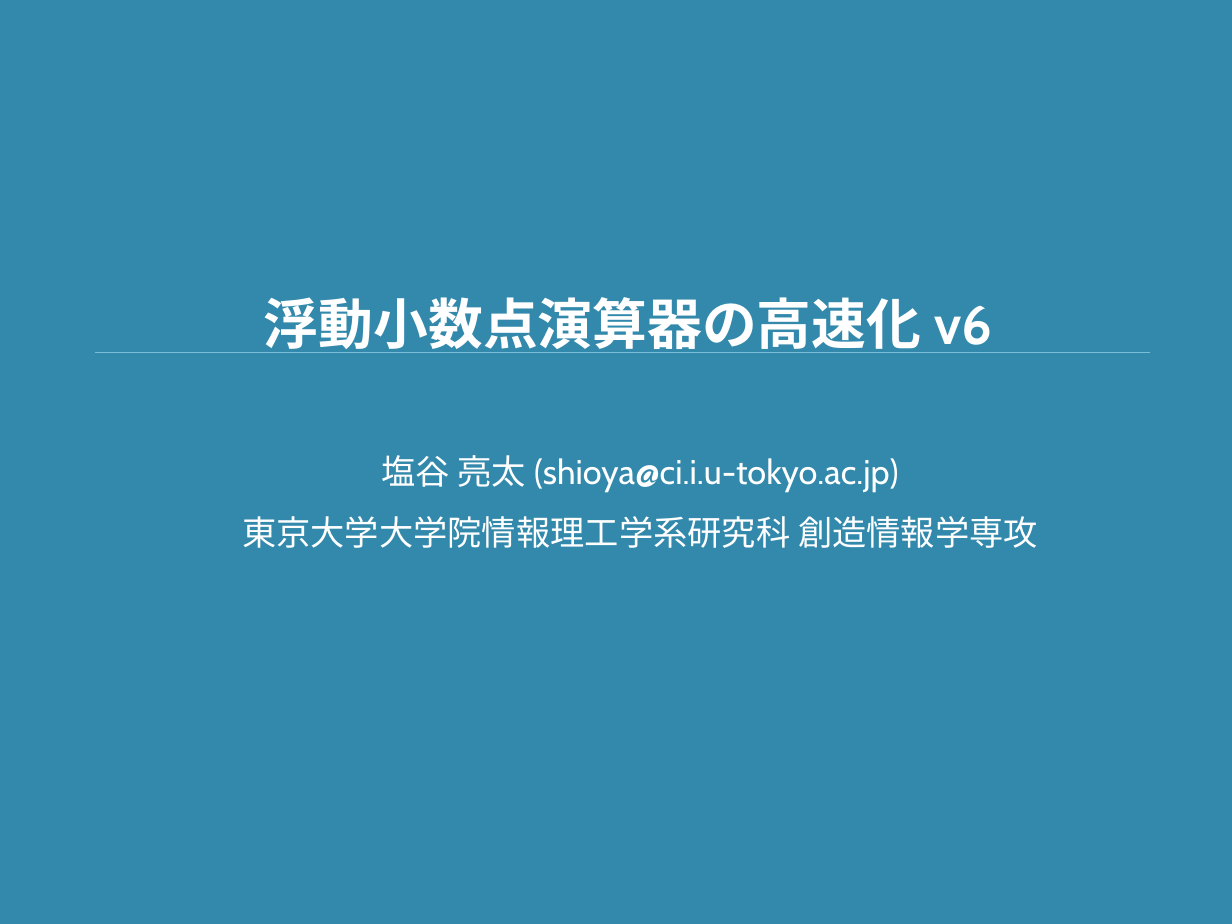
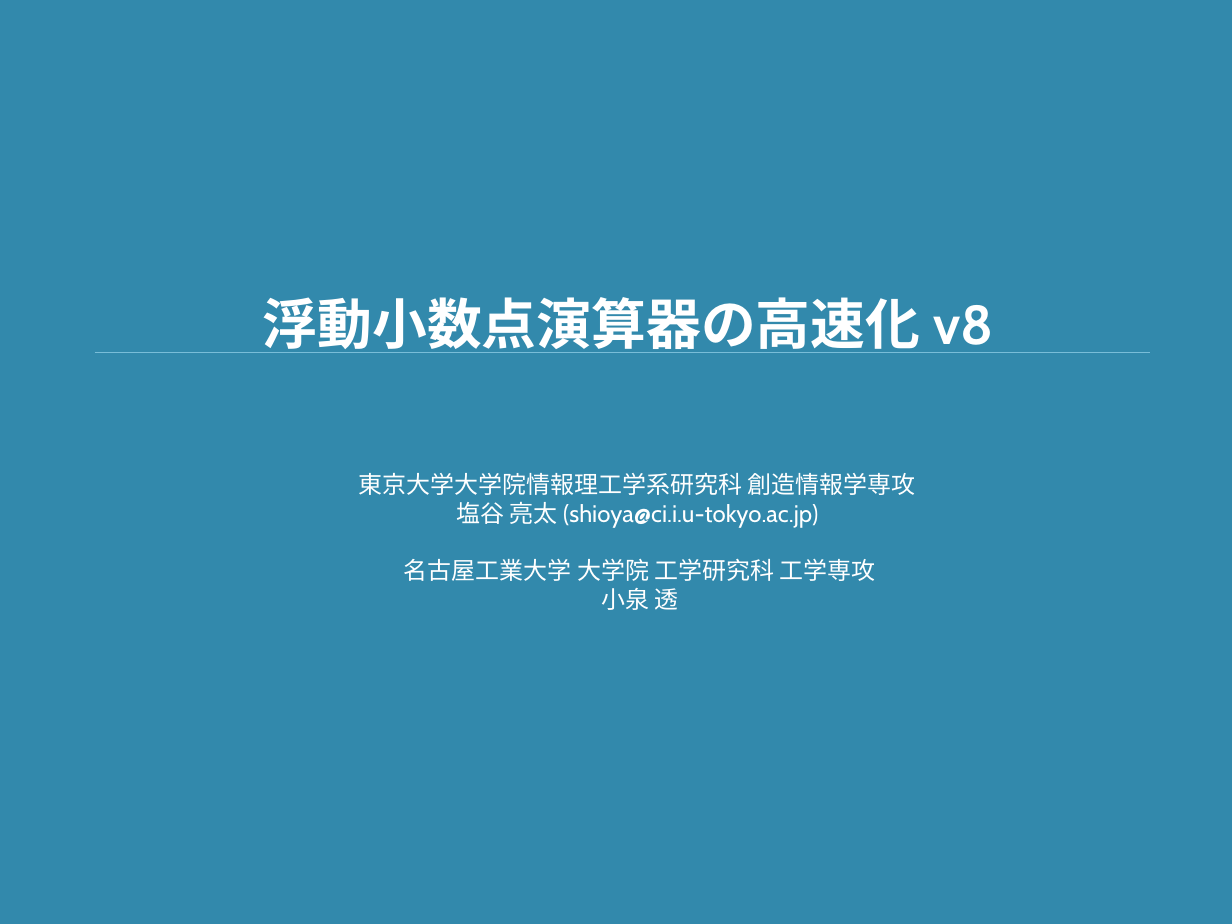
Before and after one commit to shioyadan/advanced-computer-organization, a slide deck: slide 1 of aco-shioya-appendix-fpu.pptx. Drawn at 1232x924 pixels with LibreOffice and Linux fonts; fonts in the diff are those of the drawing. Boxes give left, top, right and bottom in pixels: in the first picture for what was removed or moved away, otherwise in the second. Text is boxed around its words. In the diff, an @@ line names an element or a change of style, - is before the commit and + after.

Commit message:
浮動小数点演算の細かい話を修正

```diff
--- a/aco-shioya-appendix-fpu.pptx
+++ b/aco-shioya-appendix-fpu.pptx
@@ title at (263, 297, 993, 353): text changed @@
-浮動小数点演算器の高速化 v6
+浮動小数点演算器の高速化 v8
@@ subtitle removed at (242, 455, 1038, 548) @@
-塩谷 亮太 (shioya@ci.i.u-tokyo.ac.jp)
-東京大学大学院情報理工学系研究科 創造情報学専攻
@@ text added at (359, 473, 916, 610), 14 pt, text #FFFFFF @@
+東京大学大学院情報理工学系研究科 創造情報学専攻
+塩谷 亮太 (shioya@ci.i.u-tokyo.ac.jp)
+名古屋工業大学 大学院 工学研究科 工学専攻
+小泉 透
```
Also in this commit, not shown: 6 other slides changed, 1 slide added, 1 slide removed.
